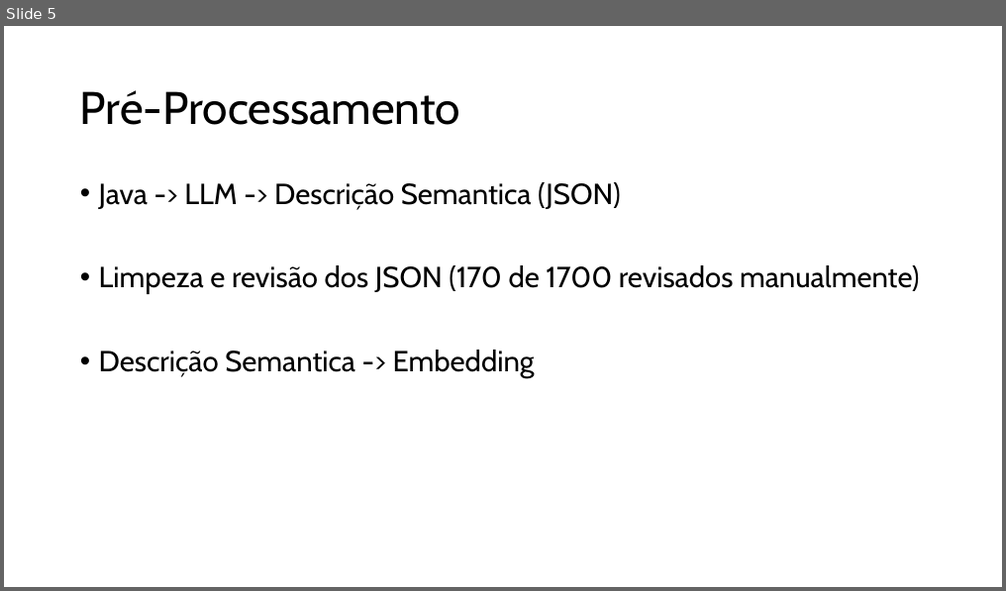
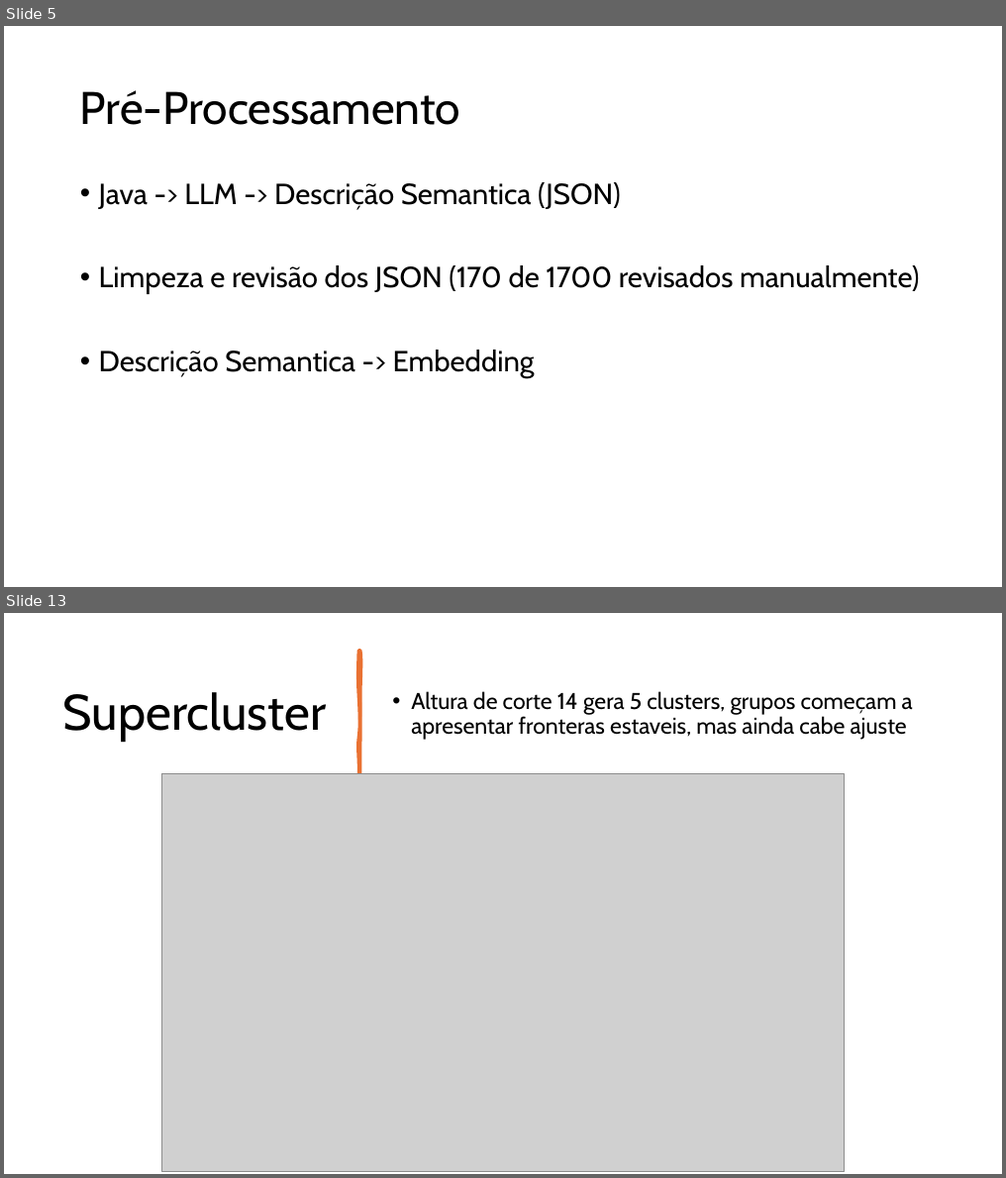
Before and after one commit to gilcesarf/imd3003-202502-projeto, a slide deck: CamelRouteEmbeddingAnalysis-Apresentacao.pptx. Shown one above the other, each under a label of ours: slide 5 before the commit, slides 5 and 13 after it; the slides between them are not shown. The pictures are 1006x591 and 1006x1178 pixels, drawn with LibreOffice and Linux fonts; fonts in the diff are those of the drawing; grey boxes stand for pictures. Boxes give left, top, right and bottom in pixels: in the first picture for what was removed or moved away, otherwise in the second. Text is boxed around its words. In the diff, an @@ line names an element or a change of style, - is before the commit and + after.

```diff
--- a/CamelRouteEmbeddingAnalysis-Apresentacao.pptx
+++ b/CamelRouteEmbeddingAnalysis-Apresentacao.pptx
@@ slide 13 added at (x1=4, y1=613, x2=1002, y2=1174), background #FFFFFF @@
@@ freeform shape added at (x1=358, y1=651, x2=360, y2=777), fill #E97132, outline #E97132 3.25 pt @@
@@ title added at (x1=63, y1=692, x2=327, y2=741), 48 pt, text #000000 @@
+Supercluster
@@ text added at (x1=411, y1=691, x2=913, y2=740), 22 pt, text #000000 @@
+• Altura de corte 14 gera 5 clusters, grupos começam a apresentar fronteras estaveis, mas ainda cabe ajuste
@@ picture added at (x1=161, y1=774, x2=844, y2=1171) @@
```
Also in this commit, not shown: 5 slides changed, 5 other slides added, 1 slide removed, 1 other file.
